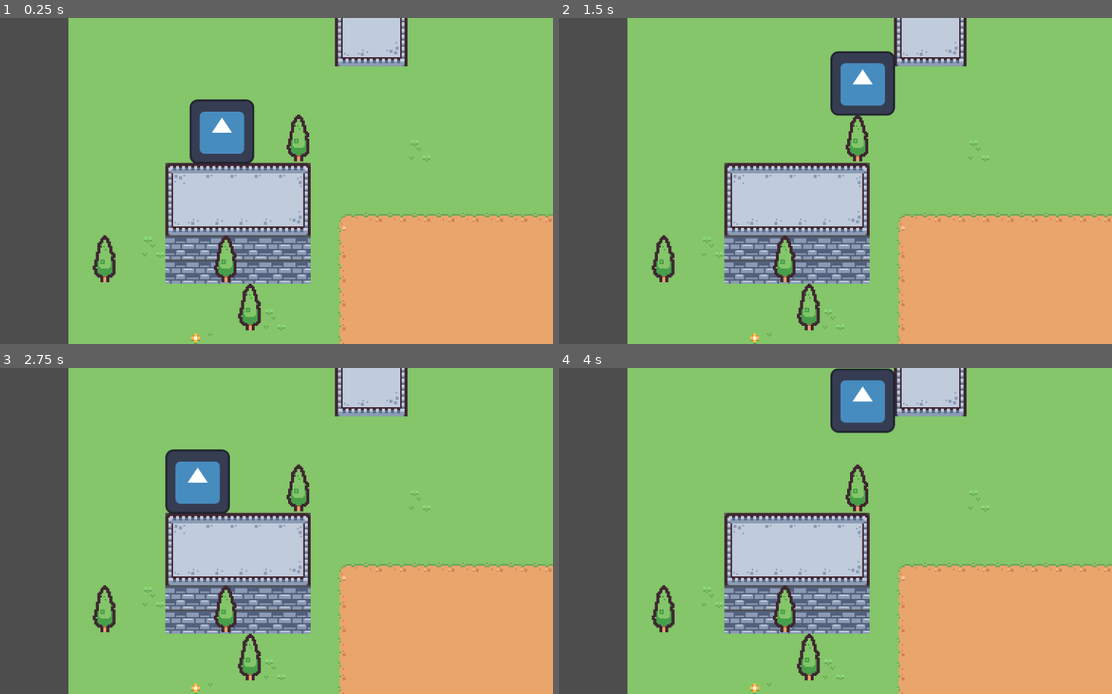
Above: before the commit, frames 1-4 (two rows, left to right).
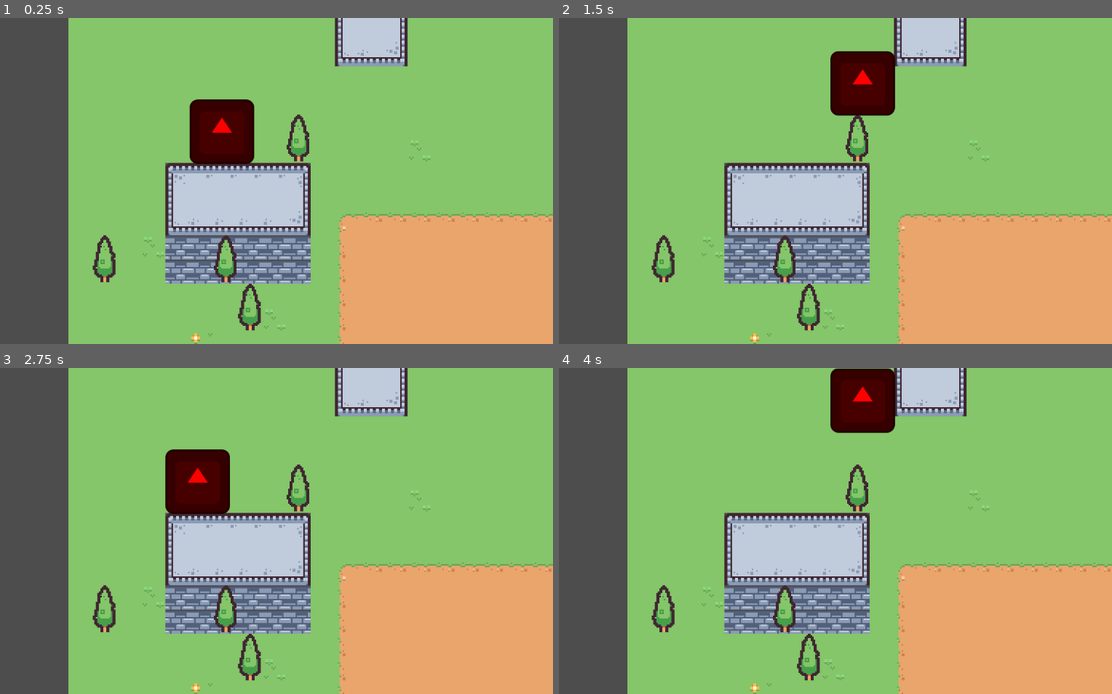
Above: after the commit, the same moments.

Repository: jordibcic/ProvaGitF24
Game: Godot game, scene res://Escenes/joc.tscn
The game is run twice, just before and just after one commit, with the same random seed, the same clock (stepped at 60 frames per second) and the same inputs. The engine's default icon, where the game draws it, is replaced by a stand-in: a white triangle on a blue panel in a dark square.
Inputs:
- Up to frame 1 (0.25 s): no input
- Up to frame 2 (1.5 s): tap Enter (ui_accept) at 0.5, 0.77 s; hold Right (ui_right) from 0.53 s (still down)
- Up to frame 3 (2.75 s): tap Enter (ui_accept) at 1.52 s; release Right (ui_right) at 2.03 s; hold Left (ui_left) from 2.03 s (still down)
- Up to frame 4 (4 s): release Left (ui_left) at 2.78 s; hold Right (ui_right) from 2.78 s (still down); tap Enter (ui_accept) at 3.02, 3.77 s

The runs differ from the first frame. In frame 1, 2.3% of the frame differs, in the area x 34-46%, y 24-45%; in frame 2, 2.3%; in frame 3, 2.3%, in the area x 29-42%, y 24-45%; in frame 4, 2.3%.

Commit message:
El personatge és vermell

Diff:
--- a/Escenes/personatge.tscn
+++ b/Escenes/personatge.tscn
@@ -7,7 +7,9 @@
 script = ExtResource("1_f0v86")
 
 [node name="Sprite2D" type="Sprite2D" parent="."]
+modulate = Color(1, 0, 0, 1)
 texture = ExtResource("1_70ovl")
 
 [node name="CollisionPolygon2D" type="CollisionPolygon2D" parent="."]
+visible = false
 polygon = PackedVector2Array(53, -61, 55, -61, 55, -60, 57, -60, 57, -59, 58, -59, 58, -58, 59, -58, 59, -57, 60, -57,  …(449 unchanged characters)…
